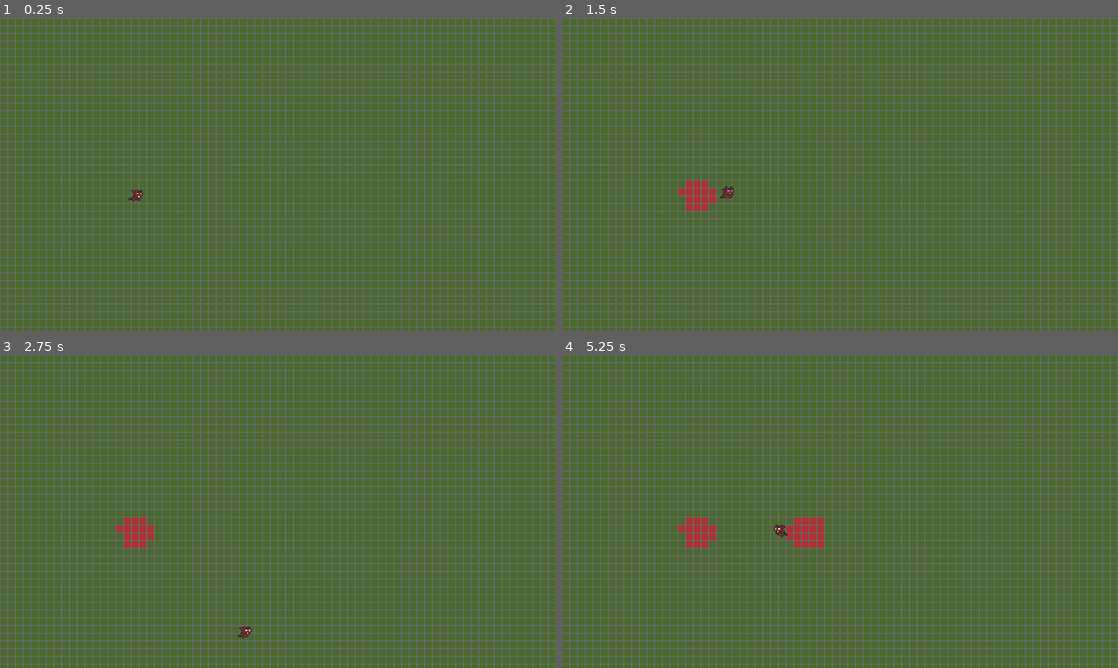
Above: before the commit, frames 1-4 (two rows, left to right).
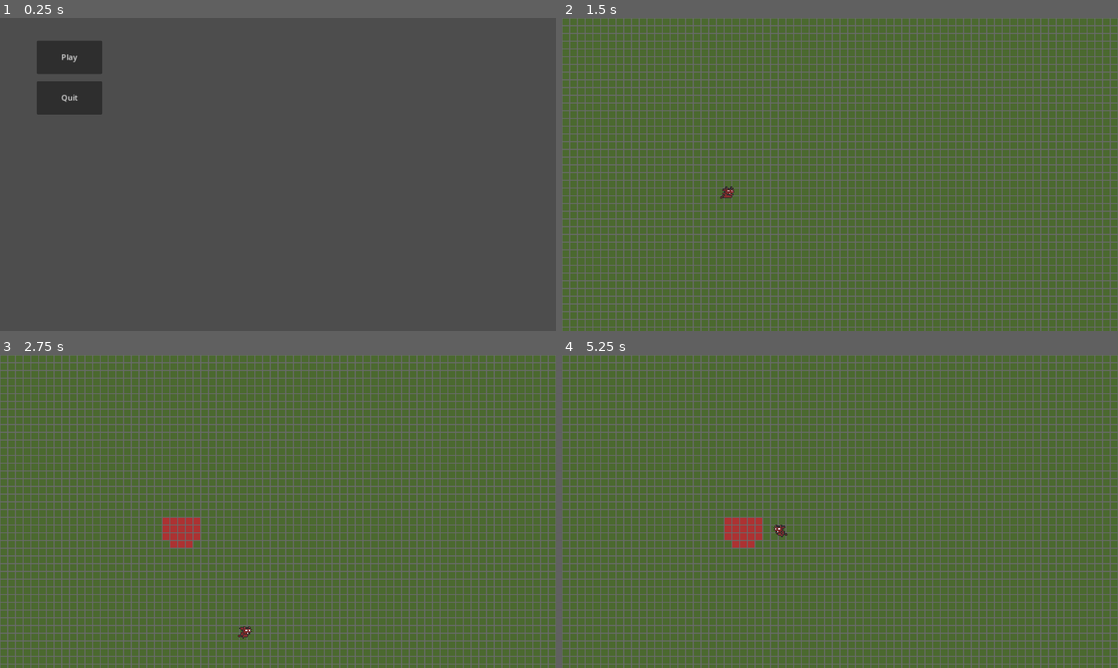
Above: after the commit, the same moments.

Repository: Seblis/They-won-t-survive
Game: Godot game, scene res://main.tscn
Two runs of this game, one before a commit and one after it. Both use one fixed random seed, a clock stepped at 60 frames per second and the inputs below. Before the commit the project starts from res://levels/base_level.tscn.
Inputs (mouse positions are in pixels of both pictures, inside the frame that each line leads up to):
- Up to frame 1 (0.25 s): no input
- Up to frame 2 (1.5 s): click (628, 58) at 0.5 s, where only the run after the commit has a clickable "Play"; hold Right (ui_right) from 1.28 s (still down)
- Up to frame 3 (2.75 s): release Right (ui_right) at 2.03 s; hold Down (ui_down) from 2.03 s (still down)
- Up to frame 4 (5.25 s): release Down (ui_down) at 2.78 s; hold Right (ui_right) 2.78-3.53 s; tap Enter at 3.5 s; hold Up (ui_up) 3.53-4.28 s; hold Left (ui_left) from 4.28 s (still down)

The runs differ from the first frame. In frame 1, 100% of the frame differs, in the area x 0-100%, y 0-100%; in frame 2, 0.4%; in frame 3, 0.9%; in frame 4, 1.4%.

Commit message:
Launch scene changed to main

Diff:
--- a/levels/base_level.gd
+++ b/levels/base_level.gd
@@ -1,6 +1,6 @@
 extends Node2D
-## For now the script is empty. Most likely some features will be managed
-## here, but we'll see in the future
+## For now the script is almost empty. Most likely some features will be
+## managed here, but we'll see in the future
 
 # Called when the node enters the scene tree for the first time.
 func _ready():
@@ -9,4 +9,5 @@
 
 # Called every frame. 'delta' is the elapsed time since the previous frame.
 func _process(delta):
-	pass
+	if Input.is_action_just_pressed("Quit"):
+		get_tree().change_scene_to_file("res://main.tscn")
--- /dev/null
+++ b/main.gd
@@ -0,0 +1,9 @@
+extends Node2D
+
+
+func _on_btn_play_pressed():
+	get_tree().change_scene_to_file("res://levels/base_level.tscn")
+
+
+func _on_btn_quit_pressed():
+	get_tree().quit()
--- a/main.tscn
+++ b/main.tscn
@@ -1,3 +1,26 @@
-[gd_scene format=3 uid="uid://bts4mwr2j36yl"]
+[gd_scene load_steps=2 format=3 uid="uid://bts4mwr2j36yl"]
+
+[ext_resource type="Script" path="res://main.gd" id="1_6ybr0"]
 
 [node name="Main" type="Node2D"]
+script = ExtResource("1_6ybr0")
+
+[node name="CanvasLayer" type="CanvasLayer" parent="."]
+
+[node name="btnPlay" type="Button" parent="CanvasLayer"]
+offset_left = 76.0
+offset_top = 47.0
+offset_right = 212.0
+offset_bottom = 116.0
+text = "Play
+"
+
+[node name="btnQuit" type="Button" parent="CanvasLayer"]
+offset_left = 76.0
+offset_top = 131.0
+offset_right = 212.0
+offset_bottom = 200.0
+text = "Quit"
+
+[connection signal="pressed" from="CanvasLayer/btnPlay" to="." method="_on_btn_play_pressed"]
+[connection signal="pressed" from="CanvasLayer/btnQuit" to="." method="_on_btn_quit_pressed"]
--- a/project.godot
+++ b/project.godot
@@ -11,7 +11,7 @@
 [application]
 
 config/name="They won't survive"
-run/main_scene="res://levels/base_level.tscn"
+run/main_scene="res://main.tscn"
 config/features=PackedStringArray("4.2", "Mobile")
 config/icon="res://icon.svg"
 
@@ -24,6 +24,14 @@
 
 window/stretch/mode="canvas_items"
 
+[input]
+
+Quit={
+"deadzone": 0.5,
+"events": [Object(InputEventKey,"resource_local_to_scene":false,"resource_name":"","device":-1,"window_id":0,"alt_pressed":false,"shift_pressed":false,"ctrl_pressed":false,"meta_pressed":false,"pressed":false,"keycode":0,"physical_keycode":4194305,"key_label":0,"unicode":0,"echo":false,"script":null)
+]
+}
+
 [layer_names]
 
 2d_physics/layer_2="Corruption layer"
